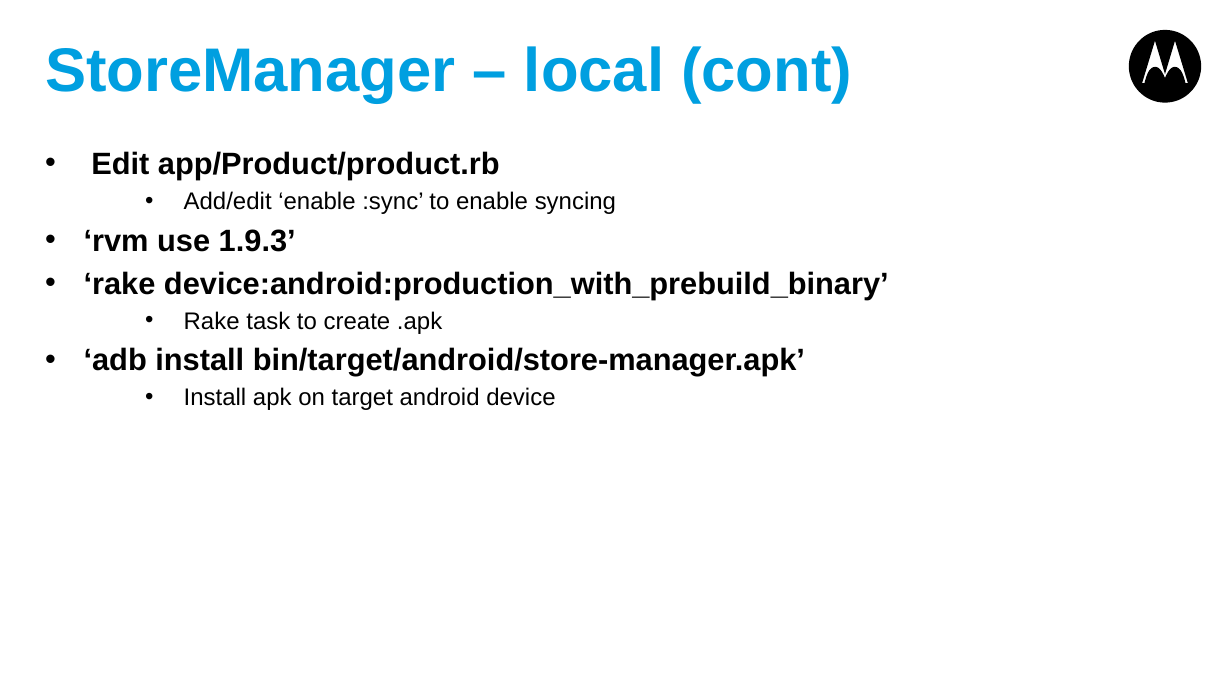
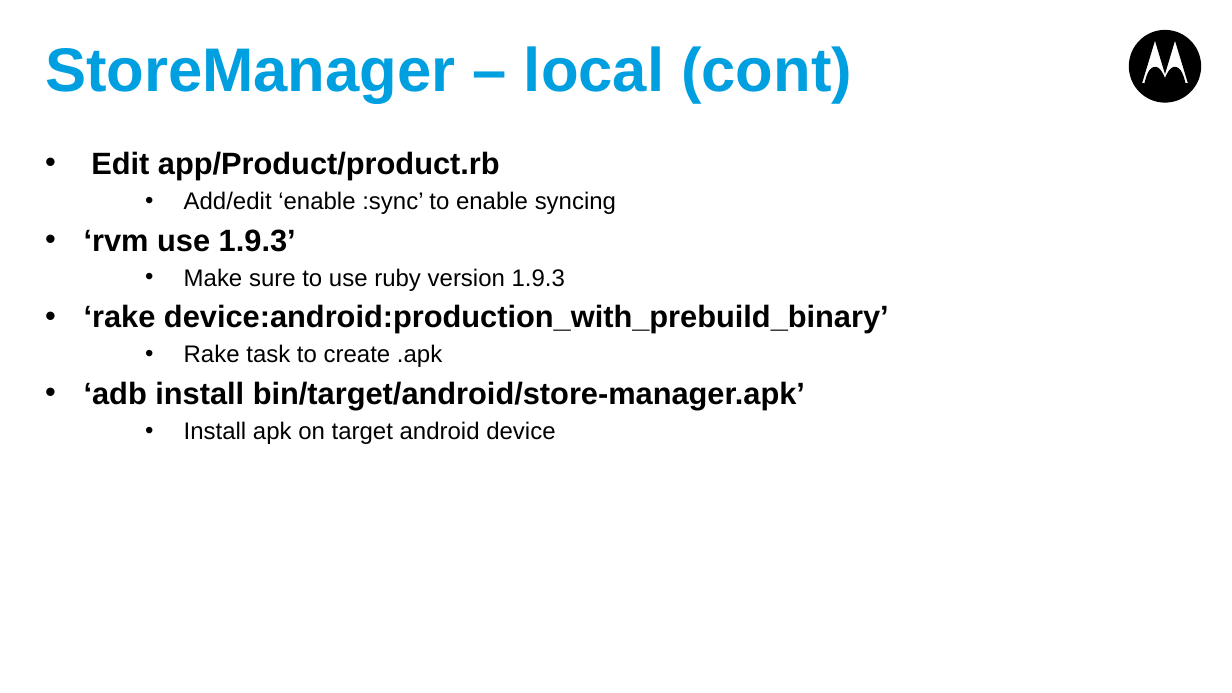
Before and after one commit to shurab/Rhoconnect-Demo, a slide deck: slide 11 of Rhoconnect-appforum.pptx. Drawn at 1232x693 pixels with LibreOffice and Linux fonts; fonts in the diff are those of the drawing. Boxes give left, top, right and bottom in pixels: in the first picture for what was removed or moved away, otherwise in the second. Text is boxed around its words. In the diff, an @@ line names an element or a change of style, - is before the commit and + after.

```diff
--- a/Rhoconnect-appforum.pptx
+++ b/Rhoconnect-appforum.pptx
@@ text at [184,268,565,291]: paragraph added @@
+  • Make sure to use ruby version 1.9.3
```
Also in this commit, not shown: 3 other slides changed.
